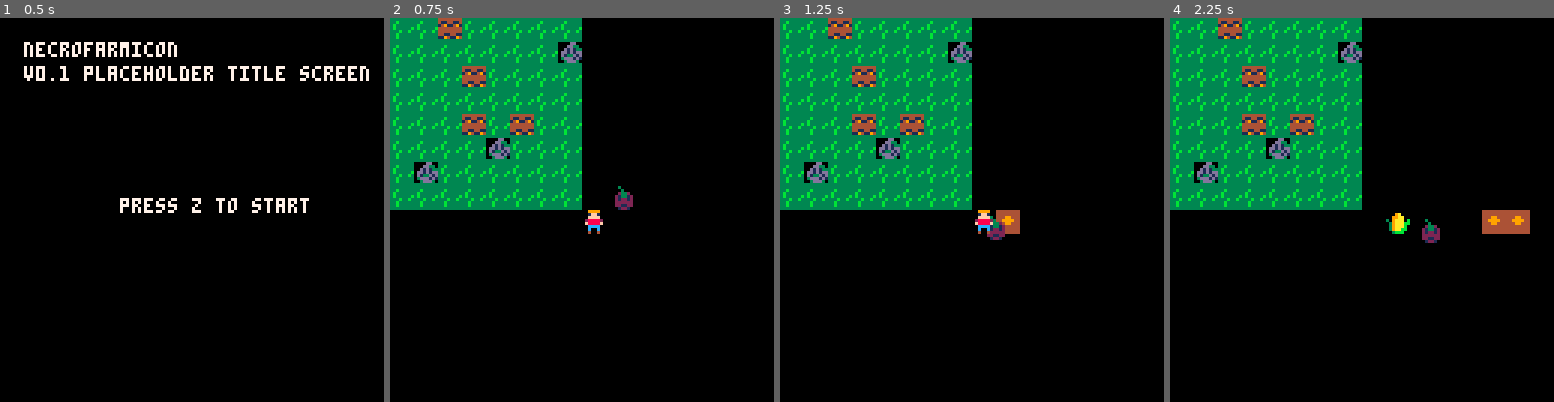
Above: before the commit, frames 1-4 (left to right).
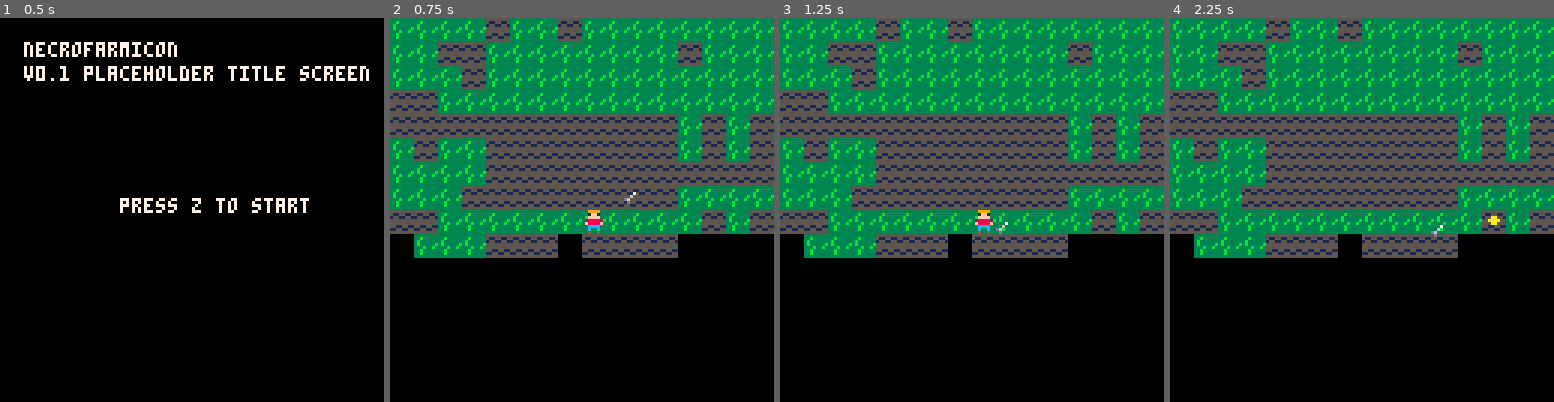
Above: after the commit, the same moments.

Repository: alexjbusch/GameJam2020
Game: PICO-8 cartridge GMTK-GameJam2020-Game/necrofarmicon.p8
Two runs of this game, one before a commit and one after it. Both use one fixed random seed, a clock stepped at 60 frames per second and the inputs below.
Inputs:
- Up to frame 1 (0.5 s): tap X (X key) at 0.33 s
- Up to frame 2 (0.75 s): tap O (Z key) at 0.7 s
- Up to frame 3 (1.25 s): tap X (X key) at 1.07 s
- Up to frame 4 (2.25 s): hold Right 1.6-2.1 s; tap O (Z key) at 1.7, 2.1 s; tap X (X key) at 1.85 s; hold Up from 2.15 s (still down)

Frame 1 is identical in both runs. In frame 2, 47% of the frame differs, in the area x 0-100%, y 0-63%; in frame 3, 47%; in frame 4, 47%.

Commit message:
added watering functionality

Diff:
--- a/GMTK-GameJam2020-Game/necrofarmicon.p8
+++ b/GMTK-GameJam2020-Game/necrofarmicon.p8
@@ -17,6 +17,7 @@
 enemies = {}
 
 plant_grow_time=1 --seconds
+plant_death_time=5--seconds
 delta_time = 1/60 --time since last frame
 --note that delta_time is 1/30
 --unless _update60, then 1/60
@@ -98,7 +99,7 @@
 speed=1.2,
 sprite=0,
 direction="right",
-tool="sword",
+tool="watering_pail",
 seed="corn",
 update=function(self)
  if btn(➡️) then
@@ -120,6 +121,9 @@
  if btn(❎) then
   self:plant_seed()
  end
+ if btn(🅾️) then
+  self:use_tool()
+ end
  --collision logic here
  for b in all(enemies) do
   if collision(self,b) then
@@ -138,6 +142,8 @@
  if self.tool=="sword" then
   --swing code here
  elseif self.tool=="watering_pail" then
+  self:water_ground()
+ elseif self.tool == "hoe" then
 
  elseif self.tool=="shotgun" then
  end
@@ -156,11 +162,34 @@
   offset_x=-self.w
  end
  if not(check_for_plant(self.x+offset_x,self.y+offset_y)) then
-  create_plant(self.x+offset_x,self.y+offset_y,self.seed)
- end
-end
-
-
+   if mget((self.x+offset_x)/8,(self.y+offset_y)/8)
+    ==70 --if planting on dry soil
+   or mget((self.x+offset_x)/8,(self.y+offset_y)/8)
+    ==71 --if planting on wet soil
+    then
+   create_plant(self.x+offset_x,self.y+offset_y,self.seed)
+  end
+ end
+end,
+
+water_ground=function(self)
+ local offset_x=0
+ local offset_y=0
+ if self.direction=="up" then
+  offset_y=-self.h
+ elseif self.direction=="down" then
+  offset_y=self.h
+ elseif self.direction=="right" then
+  offset_x=self.w
+ elseif self.direction=="left" then
+  offset_x=-self.w
+ end
+
+ if mget((self.x+offset_x)/8,(self.y+offset_y)/8,70)
+  ==71 then --if dry
+ mset((self.x+offset_x)/8,(self.y+offset_y)/8,70)
+ end
+end
 }
 -->8
 --plants
@@ -174,41 +203,73 @@
  return false
 end
 
+function get_plant(xin,yin)
+--returns index of a plant
+--at the given coords in
+--the plants table
+ for p in all(plants) do
+  if (p.x == xin-xin%8 and p.y == yin-yin%8) then
+
+   return p
+  end
+ end
+ return nil
+end
+
 function create_plant(xin,yin,class_in)
 local plant={
  x=xin-xin%8, --aligns seeds to 8x8 grid
  y=yin-yin%8, --aligns seeds to 8x8 grid
  class=class_in,
- sprite=10,
+ sprite=74,--seed sprite
  level=0,
  growth_timer=0,
-
+ death_timer=0,
 update=function(self)
+ if not self.dead then
   self:handle_growth()
+ end
 end,
 
 draw = function(self)
  if self.level == 1 then
-  self.sprite=11
+  self.sprite=75 --sprout sprite
  end
  --mature plant sprites
  if self.class == "tomato" then
  	if self.level==2 then
-   self.sprite = 12
+   self.sprite = 78
   end
  elseif self.class == "corn" then
   if self.level==2 then
-   self.sprite = 28
+   self.sprite = 94
   end
  end
  spr(self.sprite,self.x,self.y)
 end,
 handle_growth=function(self)
- self.growth_timer+=delta_time
- if self.growth_timer >= plant_grow_time then
-  self.level += 1
-  self.growth_timer=0
- end
+ --if on wet soil
+ if mget(self.x/8,self.y/8) == 70 then
+	 self.growth_timer+=delta_time
+	 if self.growth_timer >= plant_grow_time then
+	  self.level += 1
+	  self.growth_timer=0
+	 end
+	else --if on dry soil
+		 self.death_timer+=delta_time
+	 if self.death_timer >= plant_death_time then
+	  if not self.dying then
+		  self.dying = true
+		  self.death_timer=0
+		  self.sprite=90
+		  return
+	  else
+	   self.dying=false
+	   self.dead=true
+	   self.sprite=91
+	  end
+	 end
+	end
 end
 }
 
@@ -447,13 +508,46 @@
 
 
 
+…(32 lines of a section not shown)…
 __map__
-1e1e0e1e1e1e1e1e000000000000000000000000000000000000000000000000000000000000000000000000000000000000000000000000000000000000000000000000000000000000000000000000000000000000000000000000000000000000000000000000000000000000000000000000000000000000000000000000
-1e1e1e1e1e1e1e0f000000000000000000000000000000000000000000000000000000000000000000000000000000000000000000000000000000000000000000000000000000000000000000000000000000000000000000000000000000000000000000000000000000000000000000000000000000000000000000000000
-1e1e1e0e1e1e1e1e000000000000000000000000000000000000000000000000000000000000000000000000000000000000000000000000000000000000000000000000000000000000000000000000000000000000000000000000000000000000000000000000000000000000000000000000000000000000000000000000
-1e1e1e1e1e1e1e1e000000000000000000000000000000000000000000000000000000000000000000000000000000000000000000000000000000000000000000000000000000000000000000000000000000000000000000000000000000000000000000000000000000000000000000000000000000000000000000000000
-1e1e1e0e1e0e1e1e000000000000000000000000000000000000000000000000000000000000000000000000000000000000000000000000000000000000000000000000000000000000000000000000000000000000000000000000000000000000000000000000000000000000000000000000000000000000000000000000
-1e1e1e1e0f1e1e1e000000000000000000000000000000000000000000000000000000000000000000000000000000000000000000000000000000000000000000000000000000000000000000000000000000000000000000000000000000000000000000000000000000000000000000000000000000000000000000000000
-1e0f1e1e1e1e1e1e000000000000000000000000000000000000000000000000000000000000000000000000000000000000000000000000000000000000000000000000000000000000000000000000000000000000000000000000000000000000000000000000000000000000000000000000000000000000000000000000
-1e1e1e1e1e1e1e1e000000000000000000000000000000000000000000000000000000000000000000000000000000000000000000000000000000000000000000000000000000000000000000000000000000000000000000000000000000000000000000000000000000000000000000000000000000000000000000000000
-2828000000000000000000000000000000000000000000000000000000000000000000000000000000000000000000000000000000000000000000000000000000000000000000000000000000000000000000000000000000000000000000000000000000000000000000000000000000000000000000000000000000000000
+5656565647565647565656565656565656565656560000000000000000000000000000000000000000000000000000000000000000000000000000000000000000000000000000000000000000000000000000000000000000000000000000000000000000000000000000000000000000000000000000000000000000000000
+5656474756565656565656564756565656565600000000000000000000000000000000000000000000000000000000000000000000000000000000000000000000000000000000000000000000000000000000000000000000000000000000000000000000000000000000000000000000000000000000000000000000000000
+5656564756565656565656565656565656565656000000000000000000000000000000000000000000000000000000000000000000000000000000000000000000000000000000000000000000000000000000000000000000000000000000000000000000000000000000000000000000000000000000000000000000000000
+4747565656565656565656565656565647474756000000000000000000000000000000000000000000000000000000000000000000000000000000000000000000000000000000000000000000000000000000000000000000000000000000000000000000000000000000000000000000000000000000000000000000000000
+4747474747474747474747475647564747470000000000000000000000000000000000000000000000000000000000000000000000000000000000000000000000000000000000000000000000000000000000000000000000000000000000000000000000000000000000000000000000000000000000000000000000000000
+5647565647474747474747475647564700474747000000000000000000000000000000000000000000000000000000000000000000000000000000000000000000000000000000000000000000000000000000000000000000000000000000000000000000000000000000000000000000000000000000000000000000000000
+5656565647474747474747474747474747474747000000000000000000000000000000000000000000000000000000000000000000000000000000000000000000000000000000000000000000000000000000000000000000000000000000000000000000000000000000000000000000000000000000000000000000000000
+5656564747474747474747475656565656565656560000000000000000000000000000000000000000000000000000000000000000000000000000000000000000000000000000000000000000000000000000000000000000000000000000000000000000000000000000000000000000000000000000000000000000000000
+4747565656565656565656565647564747564747000000000000000000000000000000000000000000000000000000000000000000000000000000000000000000000000000000000000000000000000000000000000000000000000000000000000000000000000000000000000000000000000000000000000000000000000
+0056565647474700474747470000000000000000000000000000000000000000000000000000000000000000000000000000000000000000000000000000000000000000000000000000000000000000000000000000000000000000000000000000000000000000000000000000000000000000000000000000000000000000
Not shown, changed: 95 lines of the sprite sheet (__gfx__) section of GMTK-GameJam2020-Game/necrofarmicon.p8
